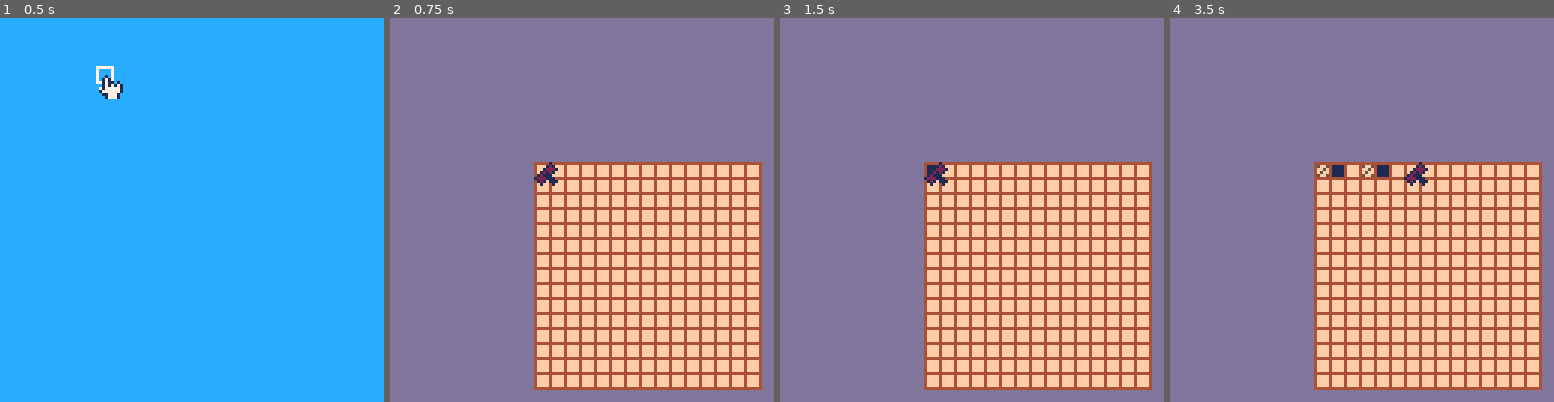
Above: before the commit, frames 1-4 (left to right).
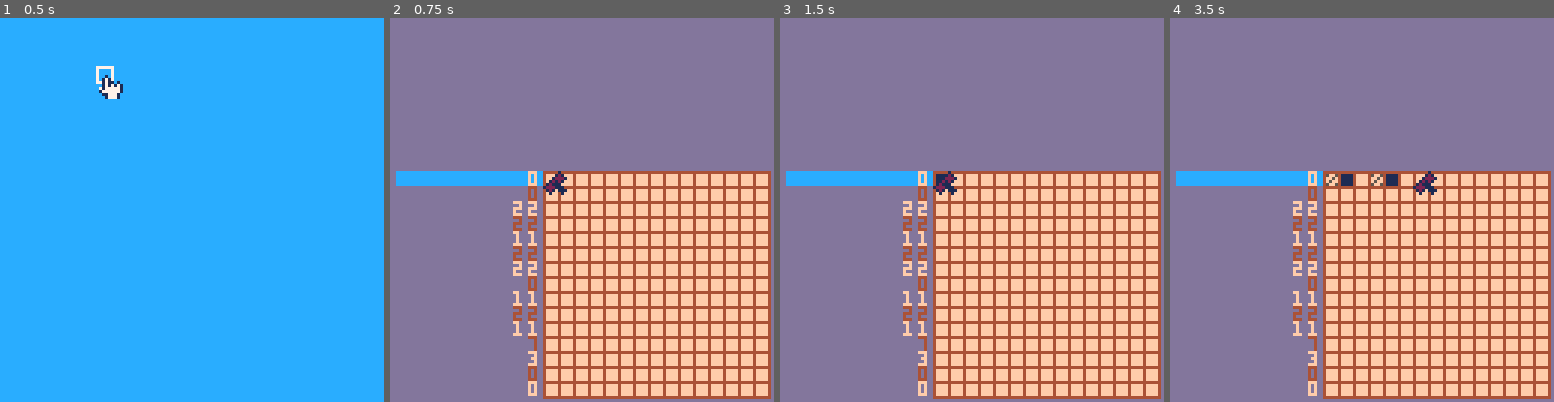
Above: after the commit, the same moments.

Repository: ajbowen249/oh_no_nogram
Game: PICO-8 cartridge oh_no_nogram.p8
Same seed, same stepped clock (60 frames per second), same inputs: the game is played once before the commit and once after it.
Inputs:
- Up to frame 1 (0.5 s): tap X (X key) at 0.33 s
- Up to frame 2 (0.75 s): tap X (X key) at 0.7 s
- Up to frame 3 (1.5 s): tap O (Z key) at 1.07 s; tap X (X key) at 1.43 s
- Up to frame 4 (3.5 s): tap O (Z key) at 1.8, 2.43, 3.07 s; hold Right 2.33-3.33 s; tap X (X key) at 2.58, 3.1 s; hold Right from 3.38 s (still down)

Frame 1 is identical in both runs. In frame 2, 26% of the frame differs, in the area x 1-100%, y 37-100%; in frame 3, 26%; in frame 4, 26%.

Commit message:
feat: show row runs

Diff:
--- a/oh_no_nogram.p8
+++ b/oh_no_nogram.p8
@@ -35,11 +35,11 @@
 end
 
 __gfx__
-000000000010000000000100000001005ff500001111000000000000000000000000000000000000000000000000000000000000000000000000000000000000
-00000000017100000000121000001210ff5f00001111000000000000000000000000000000000000000000000000000000000000000000000000000000000000
-00700700017110100001222100012221f5ff00001111000000000000000000000000000000000000000000000000000000000000000000000000000000000000
-000770000171717100121210001112105ff500001111000000000000000000000000000000000000000000000000000000000000000000000000000000000000
-00077000717777710121110001211100000000000000000000000000000000000000000000000000000000000000000000000000000000000000000000000000
+000000000010000000000100000001005ff500001111000040400000404000004040000040400000400400004044000000000000000000000000000000000000
+00000000017100000000121000001210ff5f00001111000044040000404000004404000040040000404000004040000000000000000000000000000000000000
+00700700017110100001222100012221f5ff00001111000044040000404000004004000040440000444400004044000000000000000000000000000000000000
+000770000171717100121210001112105ff500001111000044040000404000004040000040040000400400004004000000000000000000000000000000000000
+00077000717777710121110001211100000000000000000040400000404000004444000040400000400400004044000000000000000000000000000000000000
 00700700177777711222111012221000000000000000000000000000000000000000000000000000000000000000000000000000000000000000000000000000
 00000000011777100121011101210000000000000000000000000000000000000000000000000000000000000000000000000000000000000000000000000000
 00000000001777100010001000100000000000000000000000000000000000000000000000000000000000000000000000000000000000000000000000000000
--- a/puzzle.lua
+++ b/puzzle.lua
@@ -13,6 +13,8 @@
   g_puzzle_state = {
     puzzle = puzzle,
     grid = {},
+    row_runs = {},
+    col_runs = {},
     x = 1,
     y = 1,
   }
@@ -26,13 +28,34 @@
     add(g_puzzle_state.grid, row)
   end
 
+  for row in all(puzzle.image) do
+    local run_length = 0
+    local row_runs = {}
+    for col in all(row) do
+      if col == 1 then
+        run_length += 1
+      else
+        if run_length > 0 then
+          add(row_runs, run_length)
+          run_length = 0
+        end
+      end
+    end
+
+    if run_length > 0 or #row_runs == 0 then
+      add(row_runs, run_length)
+    end
+
+    add(g_puzzle_state.row_runs, row_runs)
+  end
+
   g_game_state = C_PUZZLE
 end
 
 function draw_puzzle()
   cls(13)
-  local start_x = 128 - C_BOARD_SIZE - 5
-  local start_y = 128 - C_BOARD_SIZE - 5
+  local start_x = 128 - C_BOARD_SIZE - 2
+  local start_y = 128 - C_BOARD_SIZE - 2
   local board_end_x = start_x + C_BOARD_SIZE
   local board_end_y = start_y + C_BOARD_SIZE
 
@@ -42,6 +65,26 @@
   for i, row in ipairs(g_puzzle_state.grid) do
     local y = start_y + ((i - 1) * C_CELL_SIZE)
     rect(start_x, y + C_CELL_SIZE, board_end_x, y + C_CELL_SIZE, 4)
+
+    local row_runs = g_puzzle_state.row_runs[i]
+
+    if i == g_puzzle_state.y then
+      rectfill(2, y, start_x - 1, y + C_CELL_SIZE - 1, 12)
+    end
+
+    for ri=#row_runs, 1, -1 do
+      local run_x = start_x - 5 - ((#row_runs - ri) * 5)
+      local run_val = row_runs[ri]
+      if run_val < 10 then
+        print(run_val, run_x, y, i % 2 == 0 and 4 or 15)
+      else
+        if i % 2 != 0 then
+          pal(4, 15)
+        end
+        spr(run_val - 4, run_x, y)
+        pal()
+      end
+    end
 
     for j, cell in ipairs(row) do
       local x = start_x + ((j - 1) * C_CELL_SIZE)
